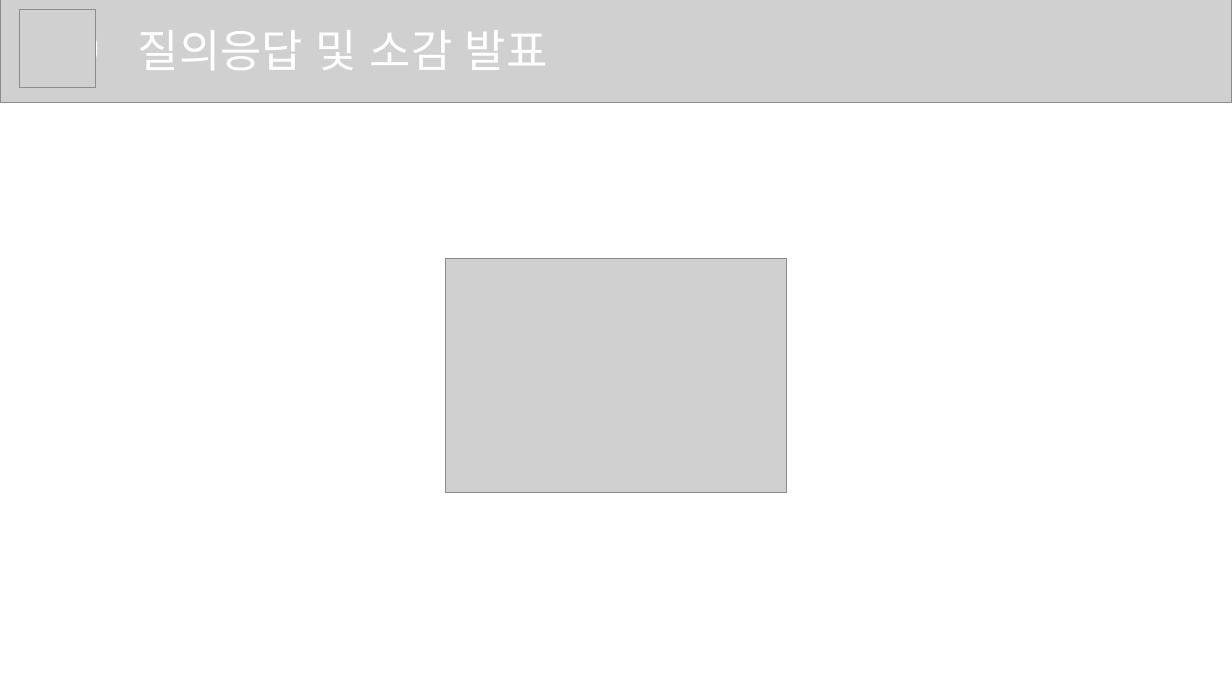
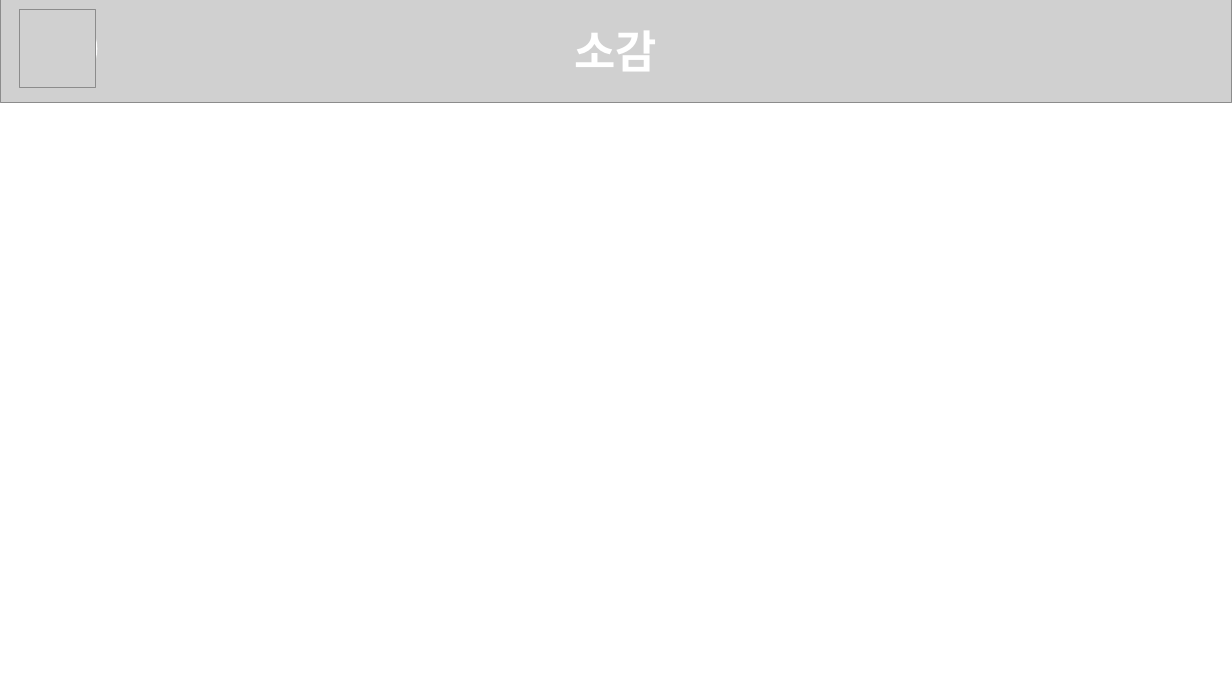
Before and after one commit to SleepingAlbaricoque/swiftER, a slide deck: slide 9 of swiftER 발표 보고서.pptx. Drawn at 1232x693 pixels with LibreOffice and Linux fonts; fonts in the diff are those of the drawing; grey boxes stand for pictures. Boxes give left, top, right and bottom in pixels: in the first picture for what was removed or moved away, otherwise in the second. Text is boxed around its words. In the diff, an @@ line names an element or a change of style, - is before the commit and + after.

```diff
--- a/swiftER 발표 보고서.pptx
+++ b/swiftER 발표 보고서.pptx
@@ text at <box>575,31,658,71</box>: text changed; bold on @@
-질의응답 및 소감 발표
+소감
@@ picture removed at <box>445,259,786,493</box> @@
```
Also in this commit, not shown: 8 other slides changed, 1 slide added.
